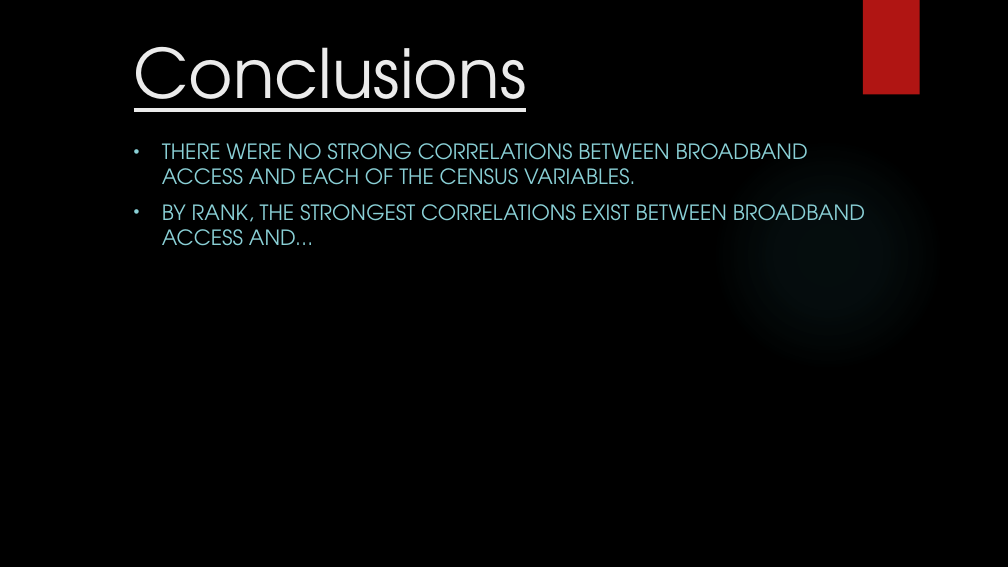
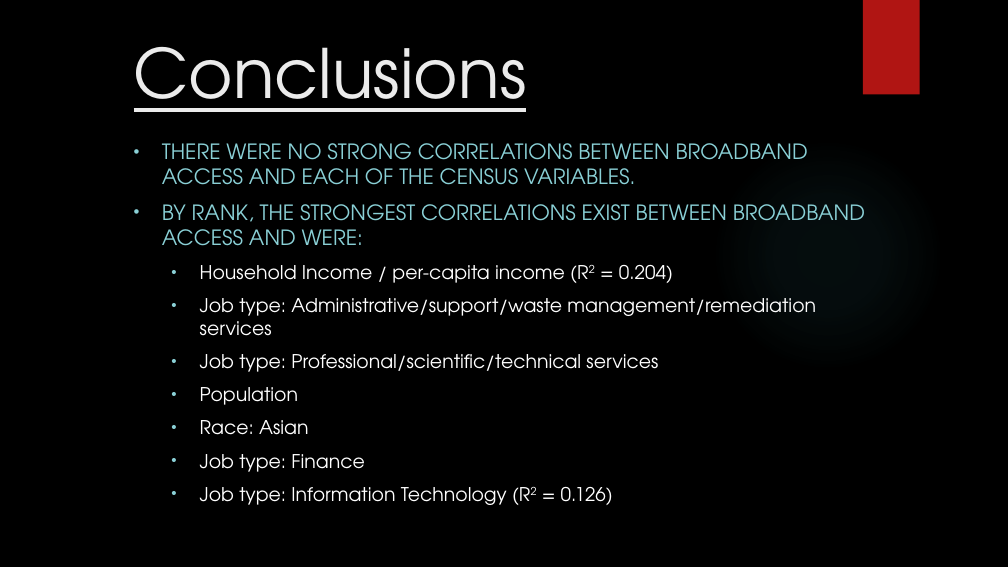
Before and after one commit to Falcon-d/Project-1-Broadband-Access, a slide deck: slide 19 of Project 1 Deck.pptx. Drawn at 1008x567 pixels with LibreOffice and Linux fonts; fonts in the diff are those of the drawing; background and template pictures are left out. Boxes give left, top, right and bottom in pixels: in the first picture for what was removed or moved away, otherwise in the second. Text is boxed around its words. In the diff, an @@ line names an element or a change of style, - is before the commit and + after.

```diff
--- a/Project 1 Deck.pptx
+++ b/Project 1 Deck.pptx
@@ subtitle at bbox=[162, 204, 865, 505]: text changed; size 20 to 18 pt; text colour #8AD0D6 to #FFFFFF @@
-• BY RANK, THE STRONGEST CORRELATIONS EXIST BETWEEN BROADBAND ACCESS AND…
+• BY RANK, THE STRONGEST CORRELATIONS EXIST BETWEEN BROADBAND ACCESS AND WERE:
+  • Household Income / per-capita income (R2 = 0.204)
+  • Job type: Administrative/support/waste management/remediation services
+  • Job type: Professional/scientific/technical services
+  • Population
+  • Race: Asian
+  • Job type: Finance
+  • Job type: Information Technology (R2 = 0.126)
```
Also in this commit, not shown: 4 other slides changed.
